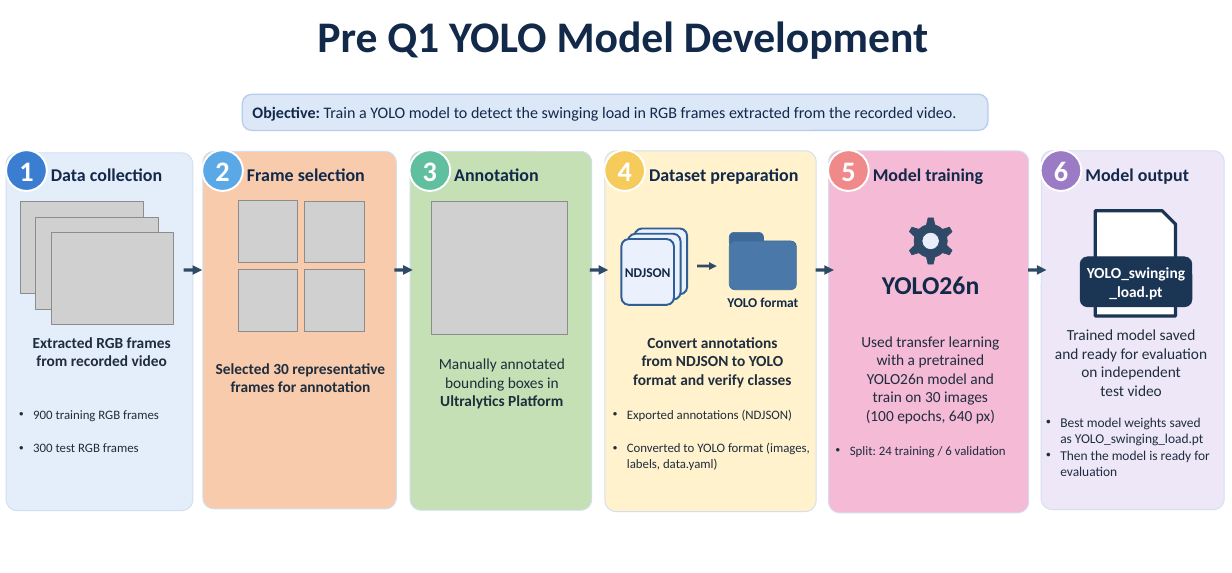
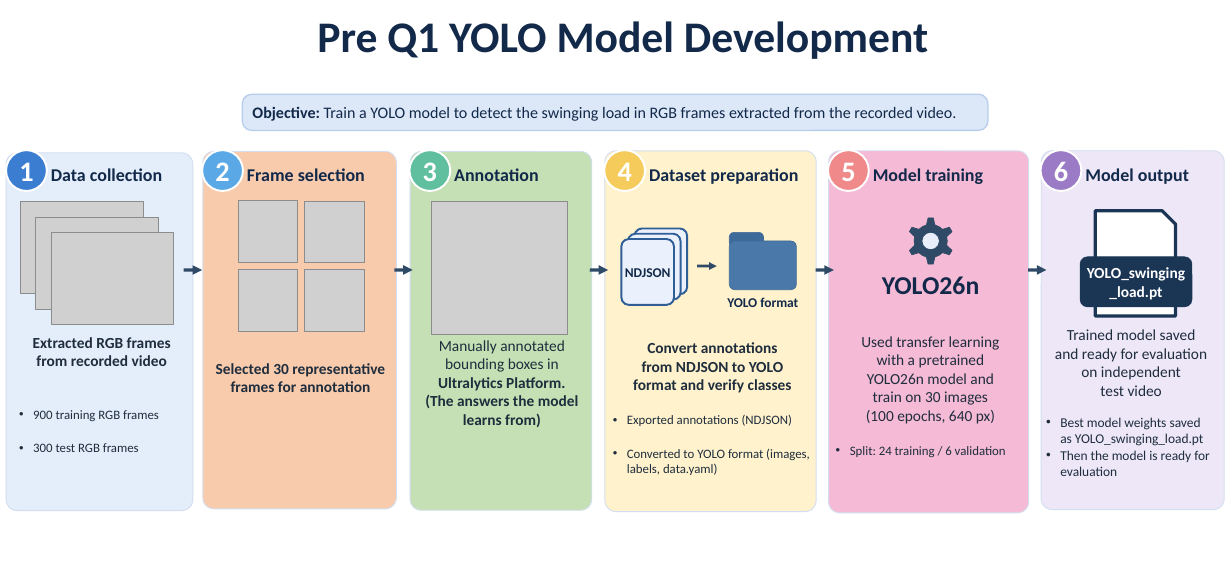
Before and after one commit to hedheddaw-stack/MAS512_Group9, a slide deck: slide 2 of MAS512_assignment1_gr9.pptx. Drawn at 1232x573 pixels with LibreOffice and Linux fonts; fonts in the diff are those of the drawing; grey boxes stand for pictures. Boxes give left, top, right and bottom in pixels: in the first picture for what was removed or moved away, otherwise in the second. Text is boxed around its words. In the diff, an @@ line names an element or a change of style, - is before the commit and + after.

```diff
--- a/MAS512_assignment1_gr9.pptx
+++ b/MAS512_assignment1_gr9.pptx
@@ text "Convert annotations": place and size @@
-text "Convert annotations" at (627, 337, 810, 470)
+text "Convert annotations" at (627, 342, 810, 475)
@@ text at (425, 377, 579, 427): text changed @@
-Ultralytics Platform
+Ultralytics Platform.
+(The answers the model learns from)
```
Also in this commit, not shown: 8 other slides changed.
